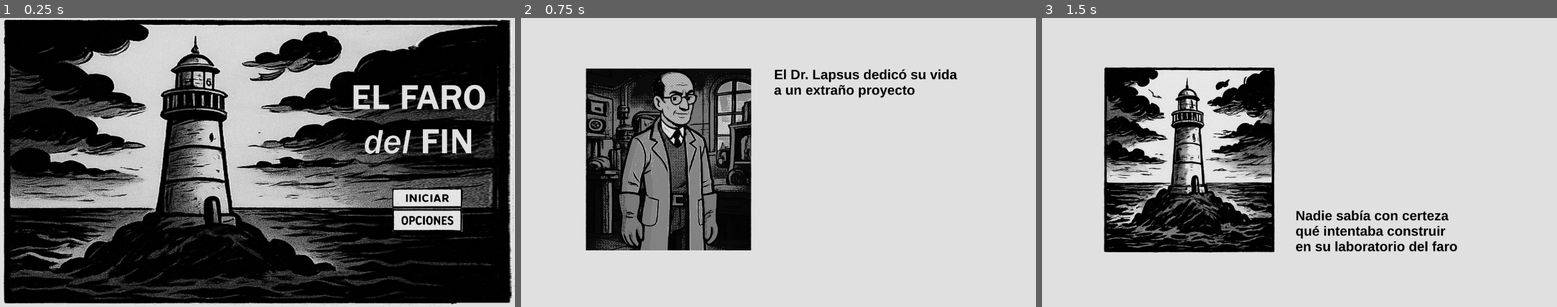
Above: before the commit, frames 1-3 (left to right).
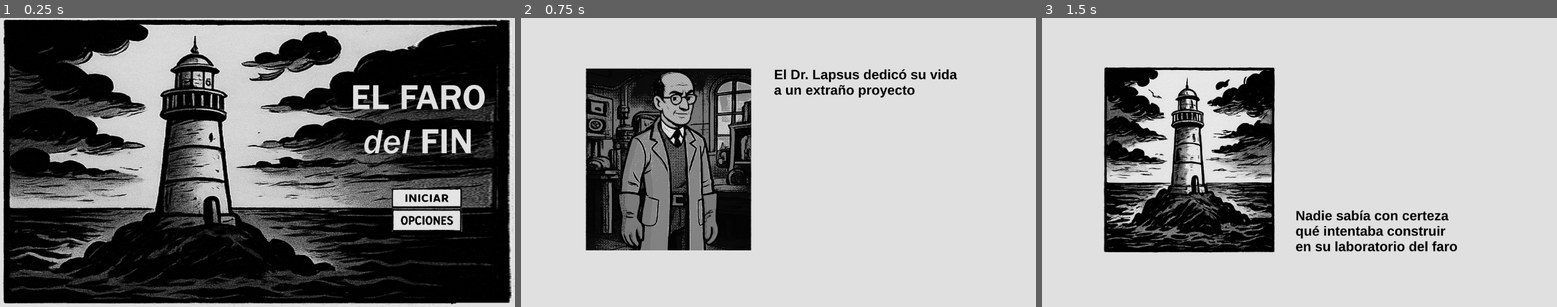
Above: after the commit, the same moments.

Repository: MicaelaEdith/godot-2d
Game: Godot game, scene res://Menu.tscn
Two runs of this game, one before a commit and one after it. Both use one fixed random seed, a clock stepped at 60 frames per second and the inputs below.
Inputs (mouse positions are in pixels of both pictures, inside the frame that each line leads up to):
- Up to frame 1 (0.25 s): no input
- Up to frame 2 (0.75 s): click (948, 197) at 0.5 s
- Up to frame 3 (1.5 s): tap Enter (ui_accept) at 1.25 s; move the mouse to (1412, 148) at 1.27 s; click (1412, 148) at 1.42 s

The runs differ from the first frame. In frame 1, 4.8% of the frame differs, in the area x 0-100%, y 0-100%; in frame 2, nothing differs; in frame 3, nothing differs.

Commit message:
puzzle maquina + fix bug inventario

Diff:
--- a/Capitulo2.tscn
+++ b/Capitulo2.tscn
@@ -22,7 +22,9 @@
 [ext_resource type="Texture2D" uid="uid://du5u4c57laqf1" path="res://assets/btnVolver_press.png" id="14_yhujg"]
 [ext_resource type="Texture2D" uid="uid://cbcpjcshgxyxr" path="res://assets/fondos-escenas/marcas-afiche.png" id="15_mvd64"]
 [ext_resource type="Texture2D" uid="uid://c0tvx3ueqm4sv" path="res://assets/elementos/botella.png" id="16_yhujg"]
+[ext_resource type="Texture2D" uid="uid://vrs84um1fkf" path="res://assets/fondos-escenas/piezas/palanca-maquina.png" id="17_fb6pi"]
 [ext_resource type="Script" uid="uid://csulo2gwie42r" path="res://scripts/elementos.gd" id="17_jc18c"]
+[ext_resource type="Script" uid="uid://c1va0lp6vddqa" path="res://scripts/puzzles/maquina.gd" id="17_rwnkh"]
 [ext_resource type="Texture2D" uid="uid://5fdnyainh8f5" path="res://assets/elementos/quimico.png" id="19_lk1rc"]
 [ext_resource type="Texture2D" uid="uid://cur4t0uemu2g6" path="res://assets/btnOpciones.png" id="20_5k77u"]
 [ext_resource type="Texture2D" uid="uid://v8xyi0k0sij2" path="res://assets/btnInventario_press.png" id="20_y7ptj"]
@@ -92,6 +94,29 @@
 [sub_resource type="StyleBoxEmpty" id="StyleBoxEmpty_n02ge"]
 
 [sub_resource type="StyleBoxEmpty" id="StyleBoxEmpty_8dm74"]
+
+[sub_resource type="StyleBoxEmpty" id="StyleBoxEmpty_0e5wg"]
+
+[sub_resource type="StyleBoxEmpty" id="StyleBoxEmpty_e7rhv"]
+
+[sub_resource type="StyleBoxEmpty" id="StyleBoxEmpty_76v5h"]
+
+[sub_resource type="StyleBoxEmpty" id="StyleBoxEmpty_6av43"]
+
+[sub_resource type="StyleBoxEmpty" id="StyleBoxEmpty_gaeu5"]
+
+[sub_resource type="StyleBoxEmpty" id="StyleBoxEmpty_k0nnv"]
+
+[sub_resource type="StyleBoxFlat" id="StyleBoxFlat_0v0up"]
+bg_color = Color(1, 1, 1, 0.0313726)
+
+[sub_resource type="StyleBoxEmpty" id="StyleBoxEmpty_518tc"]
+
+[sub_resource type="StyleBoxEmpty" id="StyleBoxEmpty_axk3o"]
+
+[sub_resource type="StyleBoxEmpty" id="StyleBoxEmpty_x5psm"]
+
+[sub_resource type="StyleBoxEmpty" id="StyleBoxEmpty_l02a7"]
 
 [sub_resource type="StyleBoxEmpty" id="StyleBoxEmpty_lspob"]
 
@@ -441,21 +466,51 @@
 [node name="fondo-maquina" type="ColorRect" parent="fondo1"]
 visible = false
 layout_mode = 0
-offset_left = 7.58444
-offset_top = -1.45148
-offset_right = 47.5844
-offset_bottom = 38.5485
+offset_left = 8.84852
+offset_top = -11.6118
+offset_right = 48.8485
+offset_bottom = 28.3882
 scale = Vector2(38.3822, 26.7287)
 color = Color(0.0728427, 0.0728426, 0.0728426, 0.945098)
 
 [node name="maquina" type="TextureRect" parent="fondo1/fondo-maquina"]
 layout_mode = 0
-offset_left = 12.943
-offset_top = 3.25825
-offset_right = 52.943
-offset_bottom = 43.2583
-scale = Vector2(0.348288, 0.793471)
+offset_left = 12.9759
+offset_top = 2.82381
+offset_right = 52.9759
+offset_bottom = 42.8239
+scale = Vector2(0.351957, 0.837163)
 texture = ExtResource("14_x5348")
+expand_mode = 1
+script = ExtResource("17_rwnkh")
+
+[node name="btn_palanca" type="Button" parent="fondo1/fondo-maquina/maquina"]
+layout_mode = 0
+offset_left = 8.23447
+offset_top = 5.70828
+offset_right = 16.2345
+offset_bottom = 13.7083
+scale = Vector2(0.545824, 1.0776)
+theme_override_styles/focus = SubResource("StyleBoxEmpty_0e5wg")
+theme_override_styles/disabled_mirrored = SubResource("StyleBoxEmpty_e7rhv")
+theme_override_styles/disabled = SubResource("StyleBoxEmpty_76v5h")
+theme_override_styles/hover_pressed_mirrored = SubResource("StyleBoxEmpty_6av43")
+theme_override_styles/hover_pressed = SubResource("StyleBoxEmpty_gaeu5")
+theme_override_styles/hover_mirrored = SubResource("StyleBoxEmpty_k0nnv")
+theme_override_styles/hover = SubResource("StyleBoxFlat_0v0up")
+theme_override_styles/pressed_mirrored = SubResource("StyleBoxEmpty_518tc")
+theme_override_styles/pressed = SubResource("StyleBoxEmpty_axk3o")
+theme_override_styles/normal_mirrored = SubResource("StyleBoxEmpty_x5psm")
+theme_override_styles/normal = SubResource("StyleBoxEmpty_l02a7")
+
+[node name="palanca" type="TextureRect" parent="fondo1/fondo-maquina/maquina/btn_palanca"]
+layout_mode = 0
+offset_left = 0.171435
+offset_top = 0.300978
+offset_right = 40.1714
+offset_bottom = 40.301
+scale = Vector2(0.190389, 0.175305)
+texture = ExtResource("17_fb6pi")
 expand_mode = 1
 
 [node name="Button2" type="Button" parent="fondo1/fondo-maquina"]
--- a/Menu.tscn
+++ b/Menu.tscn
@@ -67,6 +67,7 @@
 [sub_resource type="StyleBoxEmpty" id="StyleBoxEmpty_5opjp"]
 
 [node name="Menu" type="Node2D"]
+position = Vector2(-1, 0)
 script = ExtResource("1_v0s1l")
 
 [node name="TextureRect" type="TextureRect" parent="."]
--- a/scripts/inventario.gd
+++ b/scripts/inventario.gd
@@ -21,11 +21,16 @@
 
 func cargar_inventario() -> void:
 	var items = GameManager.obtener_inventario()
-	var slots = []
+	var slots: Array = []
 
 	for child in get_children():
 		if child is Button:
 			slots.append(child)
+
+	for slot in slots:
+		if slot.has_node("Icono"):
+			var icono = slot.get_node("Icono")
+			icono.texture = null
 
 	for i in range(min(items.size(), slots.size())):
 		var slot = slots[i]
--- /dev/null
+++ b/scripts/puzzles/maquina.gd
@@ -0,0 +1,17 @@
+extends TextureRect
+
+@onready var btn_palanca = $btn_palanca
+@onready var palanca = $btn_palanca/palanca
+
+func _ready():
+	if btn_palanca:
+		btn_palanca.connect("pressed", Callable(self, "_on_palanca_pressed"))
+	else:
+		push_warning("No se encontró el nodo btn_palanca")
+
+func _on_palanca_pressed():
+	if palanca:
+		palanca.visible = not palanca.visible
+		SoundManager.reproducir_efecto(2)
+	else:
+		push_warning("No se encontró el nodo palanca")
Not shown: 1 places in Capitulo2.tscn that only renumber resources
Binary file added: assets/fondos-escenas/piezas/palanca-maquina.png
Not shown, added: assets/fondos-escenas/piezas/palanca-maquina.png.import
Not shown, added: scripts/puzzles/maquina.gd.uid
Not shown, added: assets/fondos-escenas/piezas/palanca-maquina.png~
